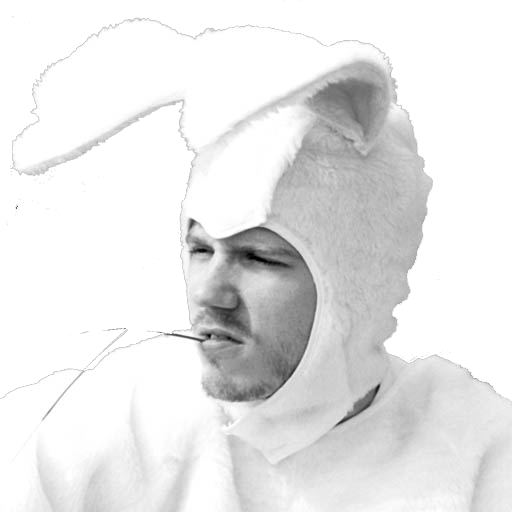
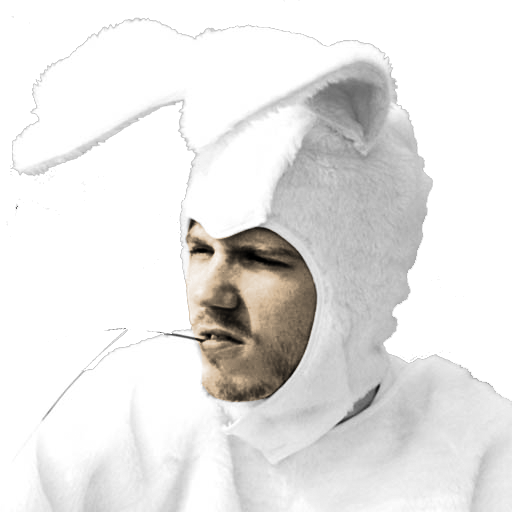
Layers edited between the first and the second 512px x 512px image:
added layer "Layer 2" (multiply) above "Layer 1" over <box>185,219,317,402</box>
painted on "Layer 1" over <box>0,330,105,464</box>
